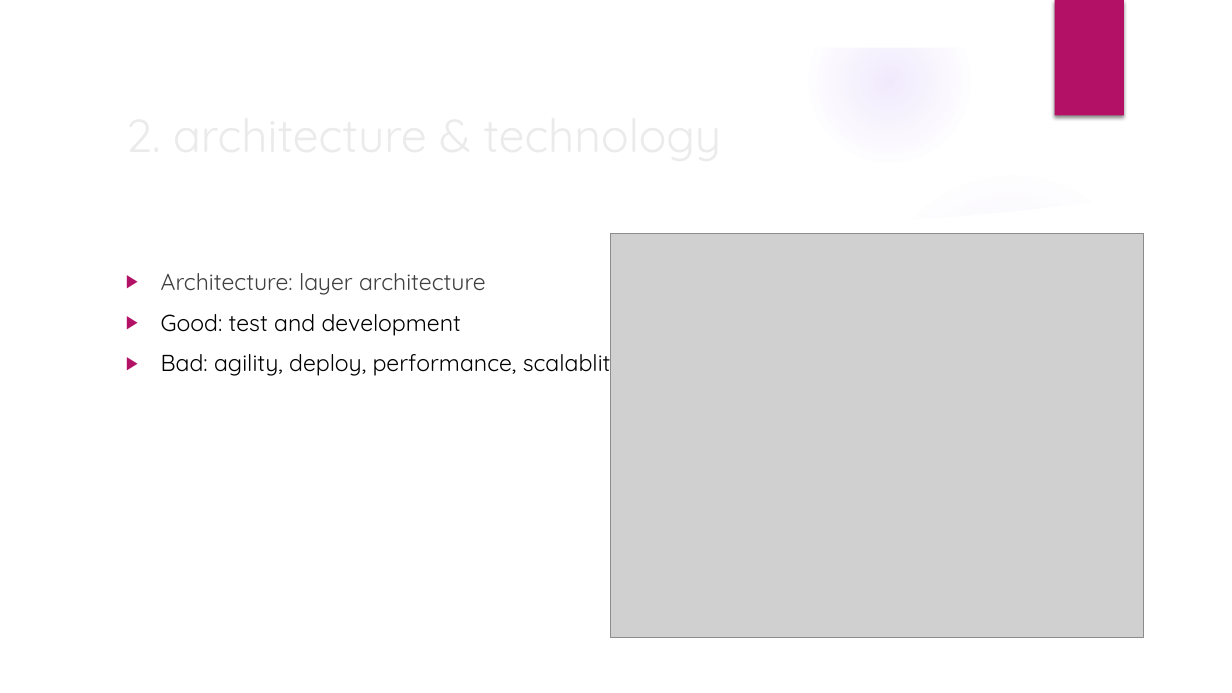
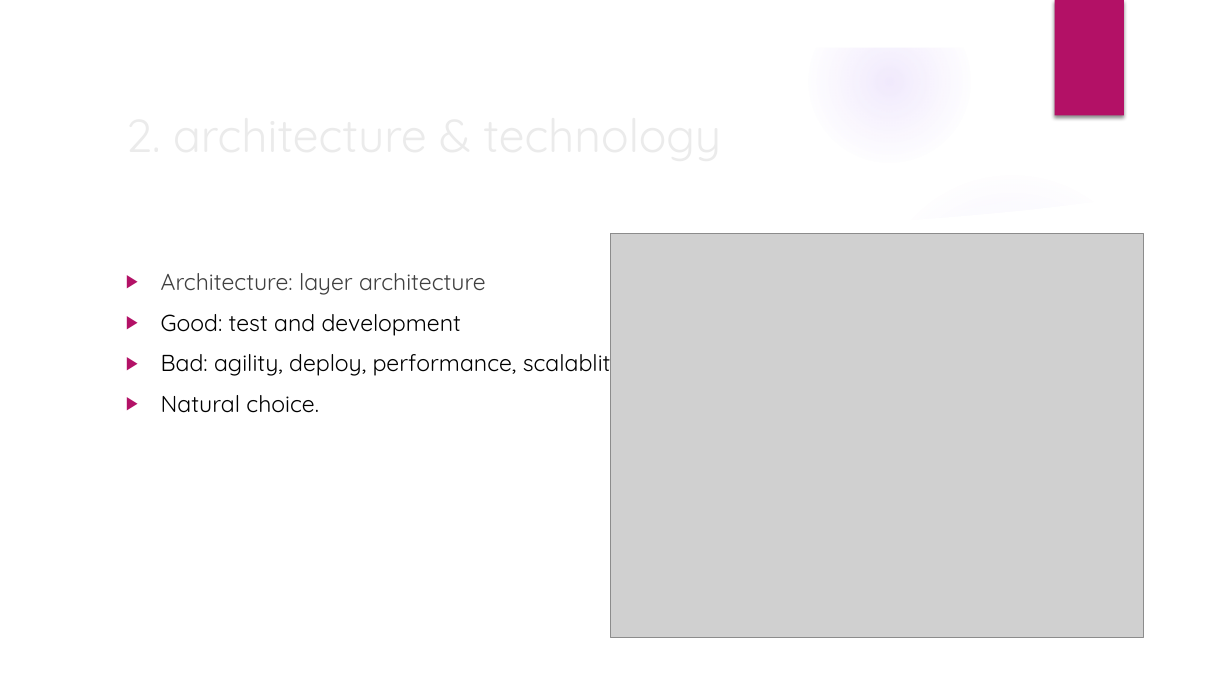
Before and after one commit to vothang1004/CDW_T4C2, a slide deck: slide 4 of baocaodoan.pptx. Drawn at 1232x693 pixels with LibreOffice and Linux fonts; fonts in the diff are those of the drawing; grey boxes stand for pictures; background and template pictures are left out. Boxes give left, top, right and bottom in pixels: in the first picture for what was removed or moved away, otherwise in the second. Text is boxed around its words. In the diff, an @@ line names an element or a change of style, - is before the commit and + after.

```diff
--- a/baocaodoan.pptx
+++ b/baocaodoan.pptx
@@ text at <box>161,395,319,413</box>: paragraph added @@
+▶ Natural choice.
```
Also in this commit, not shown: 2 other files.
